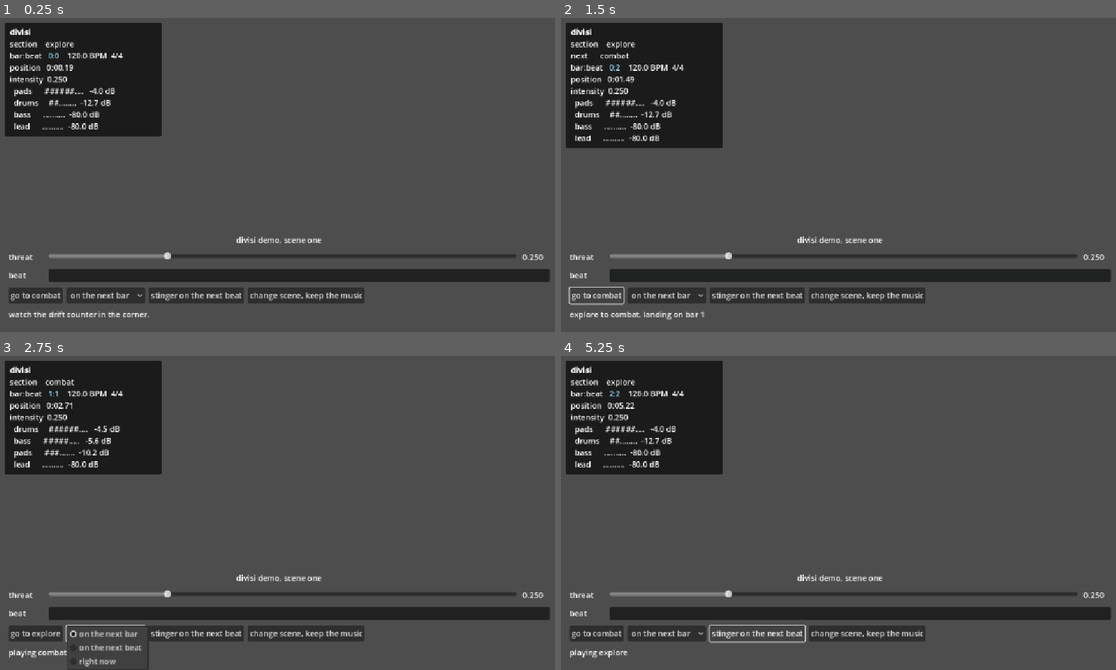
Above: before the commit, frames 1-4 (two rows, left to right).
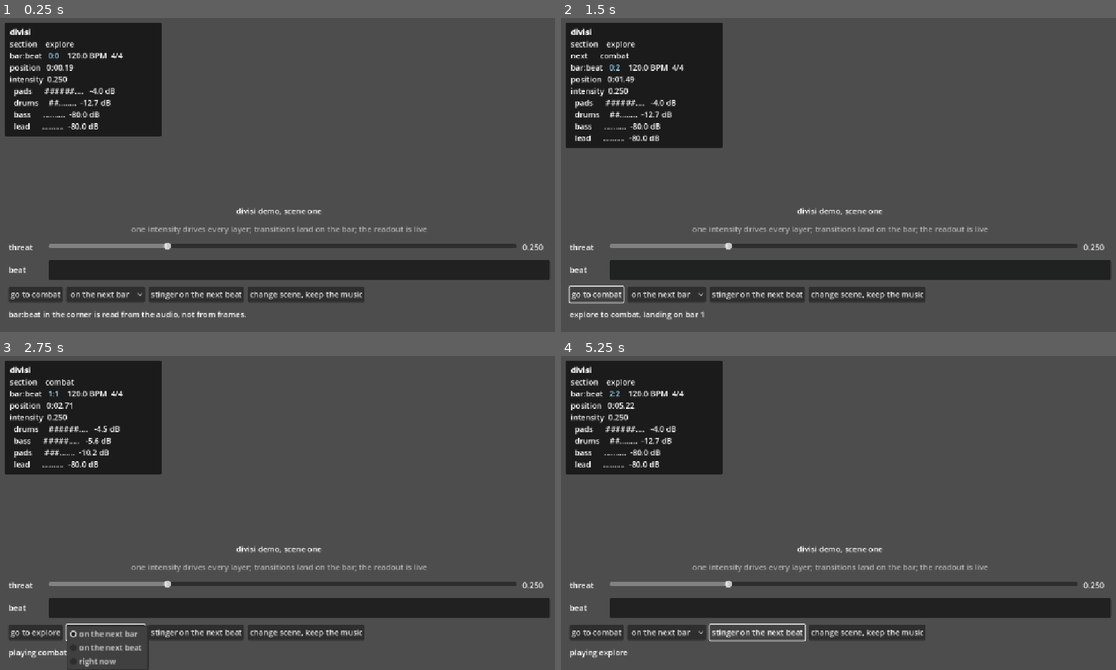
Above: after the commit, the same moments.

Repository: hyprtuna/divisi
Game: Godot game, scene res://demo/scenes/main.tscn
Same seed, same stepped clock (60 frames per second), same inputs: the game is played once before the commit and once after it. Sound files missing from this copy of the repository are replaced by a short silence.
Inputs:
- Up to frame 1 (0.25 s): no input
- Up to frame 2 (1.5 s): click "go to combat" at 0.5 s; click "go to combat" at 1.25 s
- Up to frame 3 (2.75 s): click "on the next bar" at 2 s
- Up to frame 4 (5.25 s): click "go to explore" at 2.75 s; click "go to explore" at 3.5 s; click "on the next bar" at 4.25 s; click "stinger on the next beat" at 5 s

The runs differ from the first frame. In frame 1, 7.4% of the frame differs, in the area x 1-99%, y 60-96%; in frame 2, 7.1%; in frame 3, 7.0%; in frame 4, 7.2%.

Commit message:
chore(demo): tighten the layout and the audio licence wording

Diff:
--- a/demo/scripts/demo_ui.gd
+++ b/demo/scripts/demo_ui.gd
@@ -65,13 +65,19 @@
 
 	var column := VBoxContainer.new()
 	column.alignment = BoxContainer.ALIGNMENT_END
-	column.add_theme_constant_override("separation", 12)
+	column.add_theme_constant_override("separation", 14)
 	margin.add_child(column)
 
 	var title := Label.new()
 	title.text = scene_title
 	title.horizontal_alignment = HORIZONTAL_ALIGNMENT_CENTER
 	column.add_child(title)
+
+	var hint := Label.new()
+	hint.text = ("one intensity drives every layer; transitions land on the bar; the readout is live")
+	hint.horizontal_alignment = HORIZONTAL_ALIGNMENT_CENTER
+	hint.modulate = Color(1, 1, 1, 0.55)
+	column.add_child(hint)
 
 	# 1. The threat slider: one value, four layers.
 	var threat_row := HBoxContainer.new()
@@ -102,7 +108,7 @@
 	beat_label.custom_minimum_size = Vector2(70, 0)
 	beat_row.add_child(beat_label)
 	_beat_light = Panel.new()
-	_beat_light.custom_minimum_size = Vector2(0, 26)
+	_beat_light.custom_minimum_size = Vector2(0, 40)
 	_beat_light.size_flags_horizontal = Control.SIZE_EXPAND_FILL
 	beat_row.add_child(_beat_light)
 
@@ -136,7 +142,7 @@
 	buttons.add_child(scene_button)
 
 	_status = Label.new()
-	_status.text = "watch the drift counter in the corner."
+	_status.text = "bar:beat in the corner is read from the audio, not from frames."
 	column.add_child(_status)
 
 
Not shown, changed: demo/audio/LICENSE
